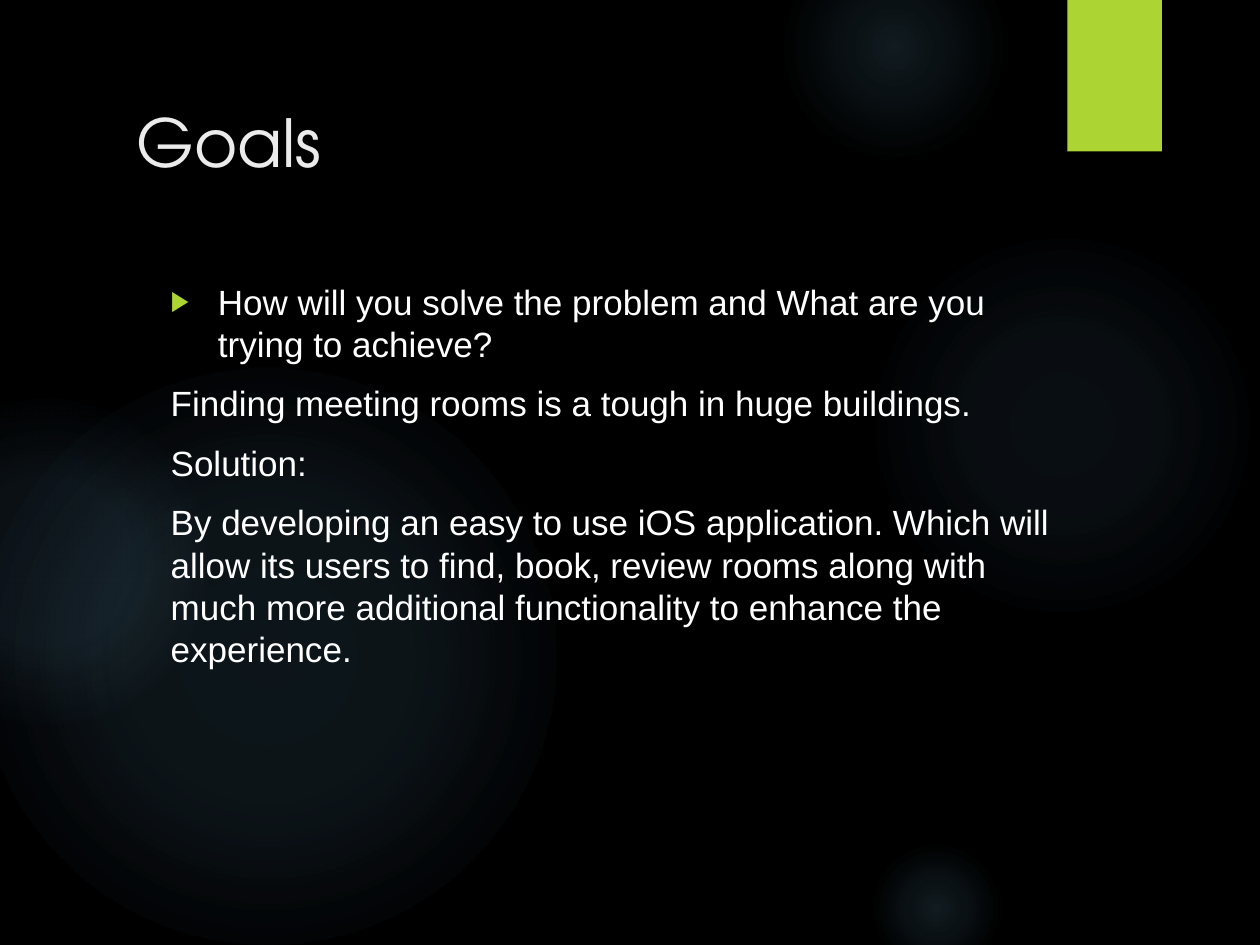
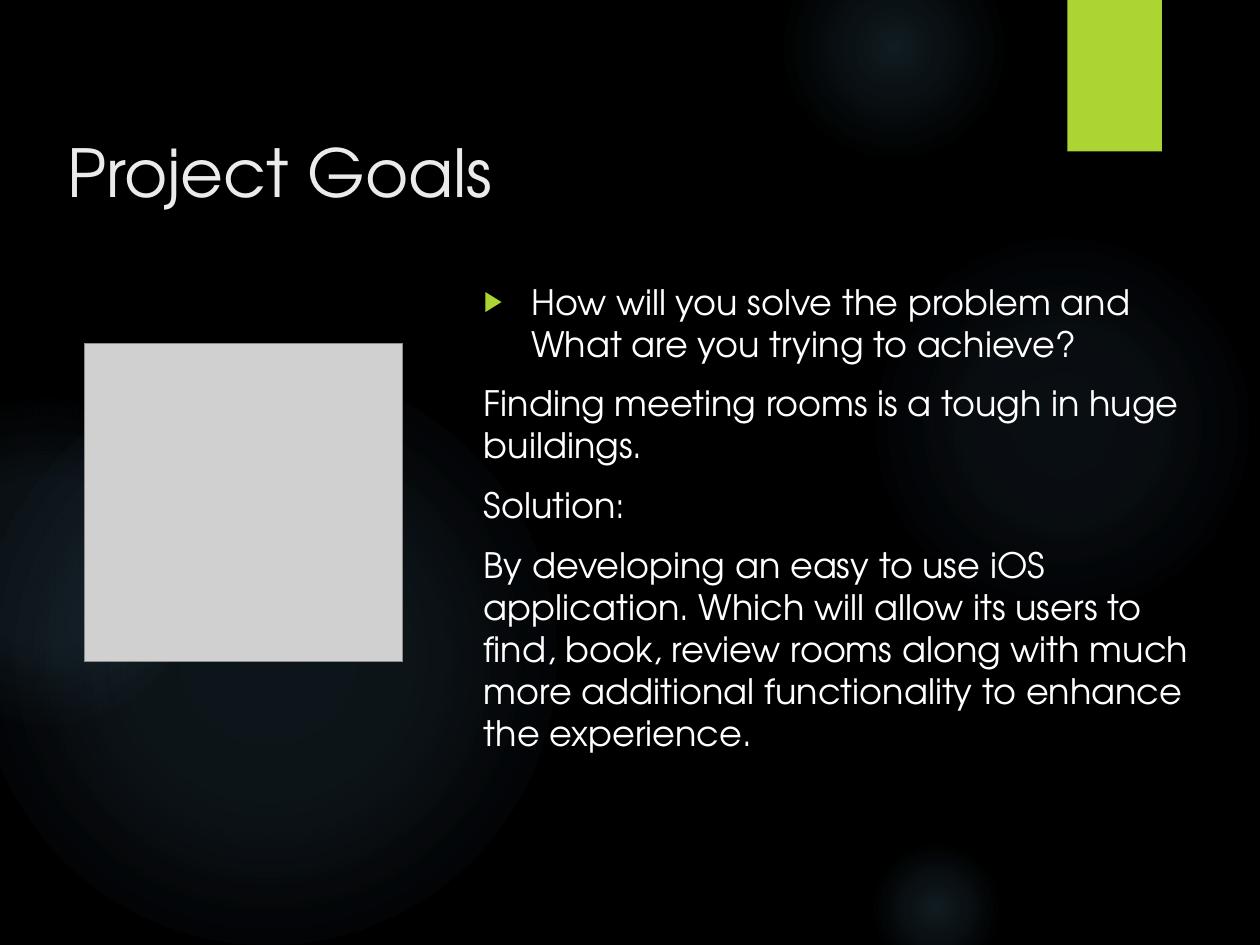
Before and after one commit to Virksaabnavjot/Documentation-MeetingRoom-Pro, a slide deck: slide 3 of Documentation/Final Presentaion/Presentation.pptx (slide 4 before the commit). Drawn at 1260x945 pixels with LibreOffice and Linux fonts; fonts in the diff are those of the drawing; grey boxes stand for pictures; background and template pictures are left out. Boxes give left, top, right and bottom in pixels: in the first picture for what was removed or moved away, otherwise in the second. Text is boxed around its words. In the diff, an @@ line names an element or a change of style, - is before the commit and + after.

```diff
--- a/Documentation/Final Presentaion/Presentation.pptx
+++ b/Documentation/Final Presentaion/Presentation.pptx
@@ title at <box>67,147,493,210</box>: text changed @@
-Goals
+Project Goals
@@ text "How will you solve the ...": place and size @@
-text "How will you solve the ..." at <box>171,289,1049,668</box>
+text "How will you solve the ..." at <box>484,289,1188,753</box>
@@ text "How will you solve the ..." at <box>484,289,1188,753</box>: font Arial to TeX Gyre Adventor @@
@@ picture added at <box>84,344,403,663</box> @@
```
Also in this commit, not shown: 2 other slides changed, 3 slides added, 1 other file.
